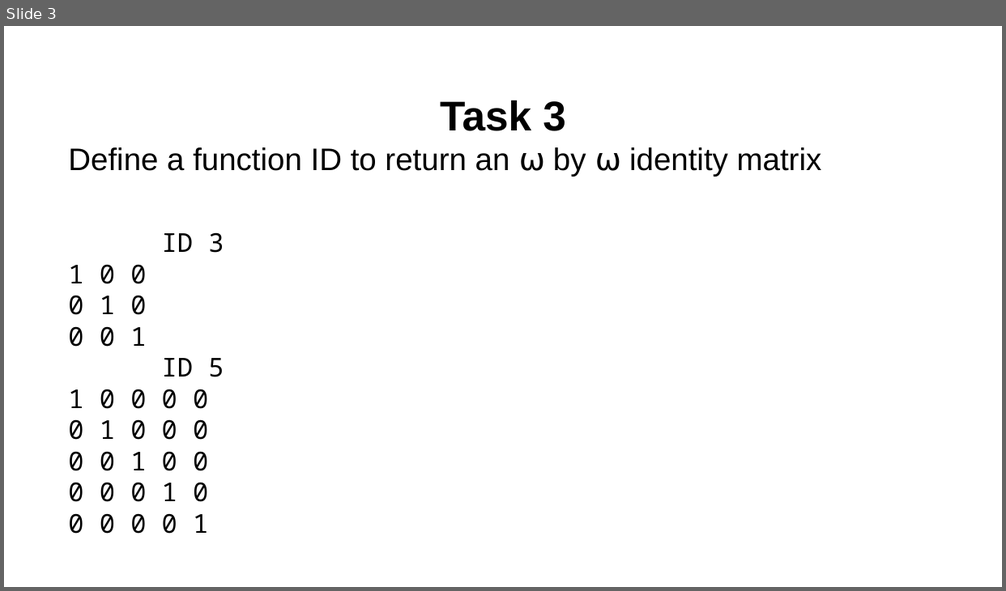
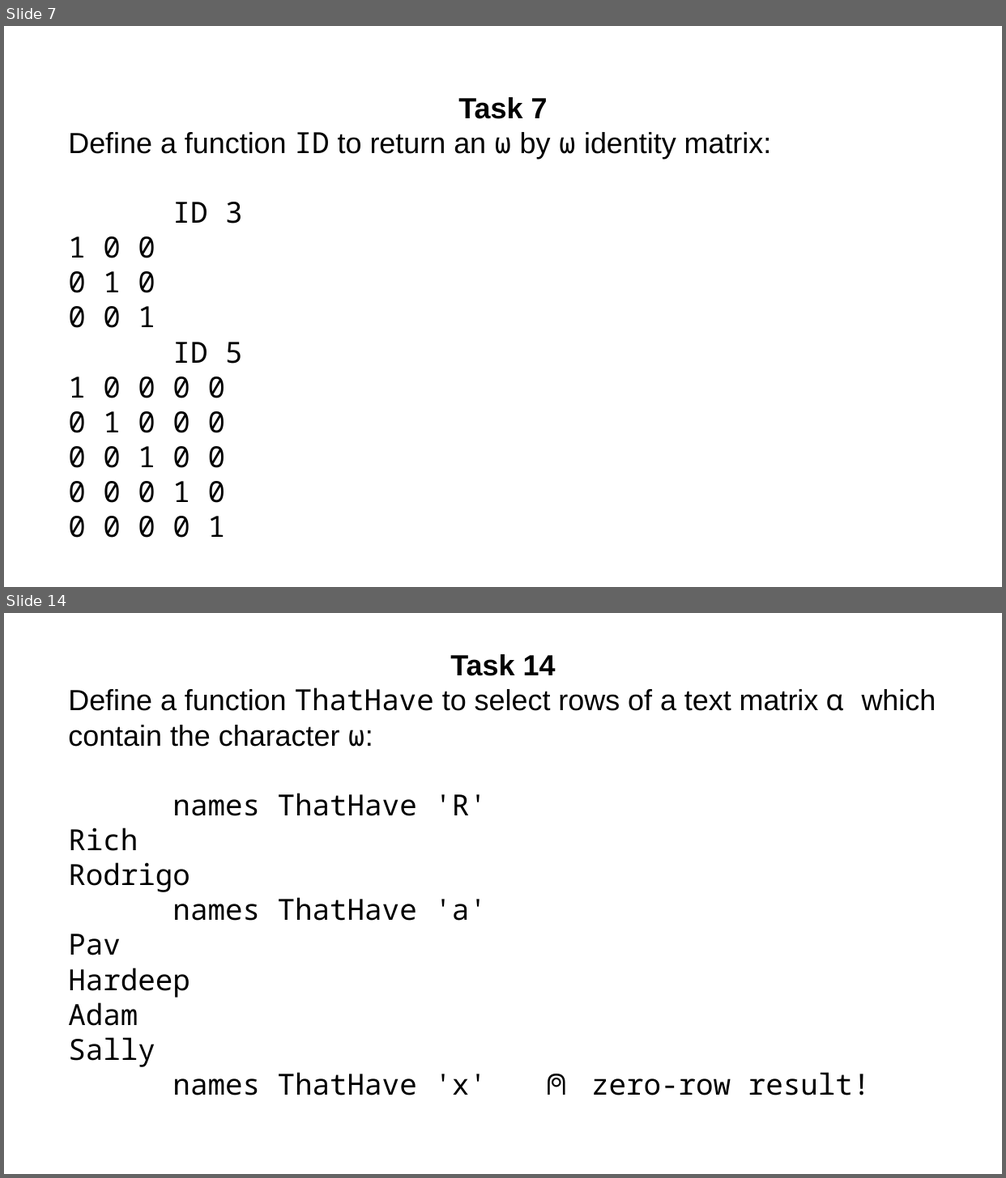
Before and after one commit to abrudz/tasks, a slide deck: tasks4.pptx. Shown one above the other, each under a label of ours: slide 3 before the commit, slides 7 and 14 after it; the slides between them are not shown. The pictures are 1006x591 and 1006x1178 pixels, drawn with LibreOffice and Linux fonts; fonts in the diff are those of the drawing. Boxes give left, top, right and bottom in pixels: in the first picture for what was removed or moved away, otherwise in the second. Text is boxed around its words. In the diff, an @@ line names an element or a change of style, - is before the commit and + after.

```diff
--- a/tasks4.pptx
+++ b/tasks4.pptx
@@ slide 14 added at bbox=[4, 613, 1002, 1174], background #FFFFFF @@
@@ text added at bbox=[68, 654, 936, 1096], 28 pt, text #000000 @@
+Task 14
+Define a function ThatHave to select rows of a text matrix ⍺ which contain the character ⍵:
+names ThatHave 'R'
+Rich
+Rodrigo
+names ThatHave 'a'
+Pav
+Hardeep
+Adam
+Sally
+names ThatHave 'x' ⍝ zero-row result!
@@ what was slide 3 is now slide 7 @@
@@ slide 7 changed as well @@
@@ text at bbox=[68, 97, 772, 159]: text changed; size 30 to 28 pt @@
-Task 3
-Define a function ID to return an ⍵ by ⍵ identity matrix
+Task 7
+Define a function ID to return an ⍵ by ⍵ identity matrix:
@@ text at bbox=[68, 237, 243, 538]: size 25 to 28 pt in "ID 3", "1 0 0", "0 1 0", "0 0 1" and 6 more places @@
```
Also in this commit, not shown: 1 other slide changed, 16 other slides added, 5 slides removed, 1 other file.
